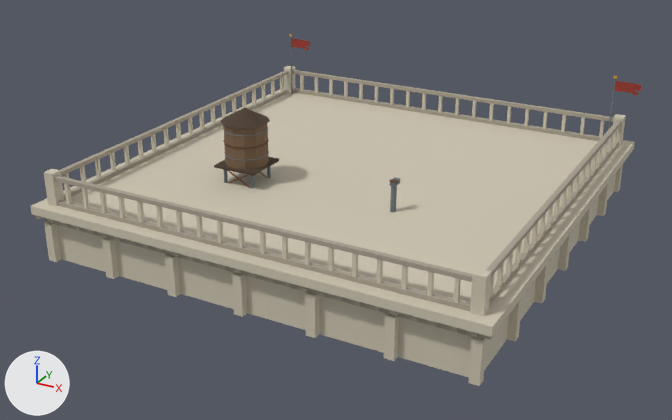
The glTF model assets/models/buildings/tw_stone_24_crown.glb as it was, and as the next commit left it.
One viewpoint serves both versions: a camera (50 mm lens) standing at (22.9, -44.3, 22.6) and looking at (-0.6, -1.6, 1.3). Every picture has the same lights, and +X, +Y and +Z are marked at lower left. The older version comes first. Vertices at exactly the same position are counted once.

The older version as bpy lines, for what is in view:
```python
me_tw_stone_24_crown = bpy.data.meshes.new('tw_stone_24_crown')
me_tw_stone_24_crown.from_pydata(...)  # 2213 vertices, 3366 faces; spans x -12.7..12.9, y -12.7..12.7, z 0.0..7.5
# faces by material slot: [446, 48, 2872]
me_tw_stone_24_crown.materials.append(mat_palette)  # picture img_palette
me_tw_stone_24_crown.materials.append(mat_palette_b)  # picture img_palette_b
me_tw_stone_24_crown.materials.append(mat_palette_c)  # picture img_palette_c
ob_tw_stone_24_crown = bpy.data.objects.new('tw_stone_24_crown', me_tw_stone_24_crown)
ob_tw_stone_24_crown.location = (0.0, 0.0, 0.0)
```
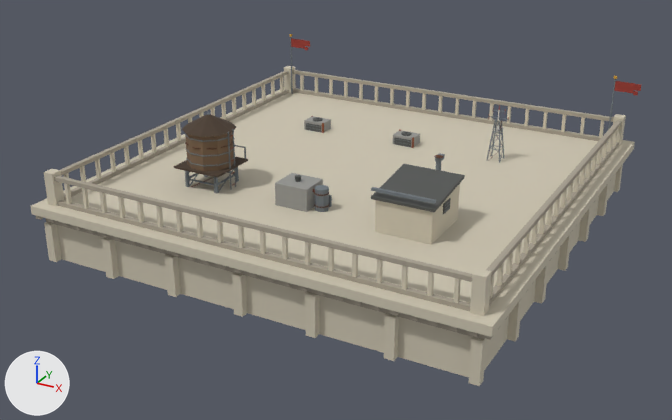
Changed parts and their boxes (x1, y1, x2, y2) in the pictures (672 x 420 px; the box of a moved part takes in the faces that stretch with it):
part 1 of me_tw_stone_24_crown, moved or reshaped (mostly hidden): before (224, 170, 228, 183); after (185, 173, 190, 187)
part 2 of me_tw_stone_24_crown, moved or reshaped (mostly hidden): before (250, 175, 254, 189); after (214, 177, 219, 193)
part 3 of me_tw_stone_24_crown, added: after (188, 178, 214, 186)
part 4 of me_tw_stone_24_crown, added: after (174, 157, 248, 178)
part 5 of me_tw_stone_24_crown, added (brown): after (185, 132, 234, 171)
part 6 of me_tw_stone_24_crown, added (brown): after (182, 114, 236, 137)
part 7 of me_tw_stone_24_crown, added: after (186, 157, 234, 167)
part 8 of me_tw_stone_24_crown, added: after (186, 146, 235, 157)
part 9 of me_tw_stone_24_crown, added: after (185, 133, 233, 142)
part 10 of me_tw_stone_24_crown, added: after (228, 131, 232, 190)
part 11 of me_tw_stone_24_crown, added: after (232, 129, 236, 187)
part 12 of me_tw_stone_24_crown, added: after (371, 187, 436, 204)
part 13 of me_tw_stone_24_crown, deleted: before (221, 108, 400, 212)
part 14 of me_tw_stone_24_crown, reshaped: before (214, 124, 279, 176); after (185, 135, 332, 212)
part 15 of me_tw_stone_24_crown, added: after (486, 105, 509, 163)
part 16 of me_tw_stone_24_crown, added: after (371, 153, 465, 244)
part 17 of me_tw_stone_24_crown, added: after (304, 116, 331, 133)
part 18 of me_tw_stone_24_crown, added: after (393, 130, 420, 148)

Patch to the scene script:
```diff
--- a/assets/models/buildings/tw_stone_24_crown.glb.py
+++ b/assets/models/buildings/tw_stone_24_crown.glb.py
@@ me_tw_stone_24_crown @@
 # used by ob_tw_stone_24_crown; location = (0.0, 0.0, 0.0)
-me_tw_stone_24_crown.from_pydata(...)  # 2213 vertices, 3366 faces; spans x -12.7..12.9, y -12.7..12.7, z 0.0..7.5
+me_tw_stone_24_crown.from_pydata(...)  # 3357 vertices, 5138 faces; spans x -12.7..12.9, y -12.7..12.7, z 0.0..7.5
+# me_tw_stone_24_crown part 1: the loose piece of 8 vertices spanning x -5.7..-5.6, y -5.1..-5.0, z 2.9..4.2 is moved by (-1.5, -1.5, 0.1)
+# me_tw_stone_24_crown part 2: the loose piece of 8 vertices spanning x -4.0..-3.9, y -5.1..-5.0, z 2.9..4.2 is moved by (-1.3, -1.5, 0.1)
+# me_tw_stone_24_crown part 3: a new loose piece, a box spanning x -7.162..-5.238, y -6.602..-6.522, z 3.6..3.68, in mat_palette (picture img_palette)
+# me_tw_stone_24_crown part 4: a new loose piece, a box spanning x -7.65..-4.75, y -7.05..-4.15, z 4.34..4.44, in mat_palette (picture img_palette)
+# me_tw_stone_24_crown part 5: a new loose piece, a 10-sided cylinder along z spanning x -7.5..-4.9, y -6.8..-4.4, z 4.4..6.4, in mat_palette (picture img_palette)
+# me_tw_stone_24_crown part 6: a new loose piece, a 10-sided cut cone along z (radius 1.48 at the low end, 0.06 at the high end) spanning x -7.68..-4.72, y -7.01..-4.19, z 6.44..7.22, in mat_palette (picture img_palette)
+# me_tw_stone_24_crown part 7: a new loose piece, a 10-sided cylinder along z spanning x -7.53..-4.87, y -6.865..-4.335, z 4.72..4.78, in mat_palette (picture img_palette)
+# me_tw_stone_24_crown part 8: a new loose piece, a 10-sided cylinder along z spanning x -7.53..-4.87, y -6.865..-4.335, z 5.28..5.34, in mat_palette (picture img_palette)
+# me_tw_stone_24_crown part 9: a new loose piece, a 10-sided cylinder along z spanning x -7.53..-4.87, y -6.865..-4.335, z 6.12..6.18, in mat_palette (picture img_palette)
+# me_tw_stone_24_crown part 10: a new loose piece, a box spanning x -4.825..-4.775, y -5.845..-5.795, z 2.95..6.54, in mat_palette (picture img_palette)
+# me_tw_stone_24_crown part 11: a new loose piece, a box spanning x -4.825..-4.775, y -5.405..-5.355, z 2.95..6.54, in mat_palette (picture img_palette)
+# me_tw_stone_24_crown part 12: a new loose piece, a box spanning x 4.34..7.66, y -7.06..-6.88, z 5.41..5.55, in mat_palette (picture img_palette)
+# me_tw_stone_24_crown part 13: 19 loose pieces with 181 vertices, spanning x -6.2..4.5, y -5.6..-2.8, z 2.9..7.4, are deleted
+# me_tw_stone_24_crown part 14: 8 vertices moved from x -5.4..-3.7, y -5.4..-4.8, z 4.9..6.2 to x -4.8, y -5.8..-5.4, z 4.8..6.2; 75 vertices removed from x -6.1..-3.5, y -5.5..-2.9, z 4.2..6.7; 315 vertices added at x -7.5..1.4, y -6.9..-4.5, z 3.0..6.2
+# me_tw_stone_24_crown part 15: 386 vertices added at x 5.6..6.8, y 5.1..6.1, z 3.0..6.6
+# me_tw_stone_24_crown part 16: 144 vertices added at x 4.3..7.7, y -7.1..0.6, z 3.0..5.6
+# me_tw_stone_24_crown part 17: 140 vertices added at x -6.5..-5.1, y 4.9..5.9, z 2.9..3.9
+# me_tw_stone_24_crown part 18: 140 vertices added at x -0.3..1.1, y 5.1..6.1, z 2.9..3.9
+# other edits to the shape of me_tw_stone_24_crown do not show in these pictures
 me_tw_stone_24_crown.materials.append(mat_palette)
```
